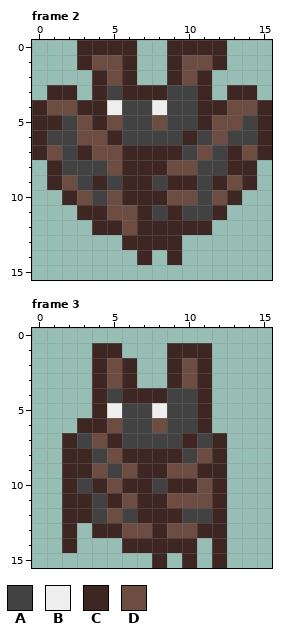
Two versions of one pixel-art file, Assets/Entity/Textures/bat.aseprite. The picture above was drawn from the file before the commit.
16x16 pixels, 3 frames. Shown: frame 2, frame 3. The commit also changed other frames, which this record leaves out.
Palette (. is transparent): A #424242  B #eeeeee  C #3e2723  D #6d4c41
Pixels before, frame 2, first column x 0:
 0 ...CCCC..CCCC...
 1 ...CDDC..CDDC...
 2 ....CDC..CDC....
 3 .CC.CACCCAAC.CC.
 4 CDDCCBAABAACCDDC
 5 CCADCDAADAACDDAC
 6 CAADDCAAAACADAAC
 7 CDACDDCCCCADACDC
 8 .CAAADCCCDDAACC.
 9 .CDACACCACCACDC.
10 ..CDADCCCDDADC..
11 ...CCDDCACAAC...
12 ....CCDCCCCC....
13 ......CCCC......
14 .......C.C......
Pixels before, frame 3, first column x 2:
 1 ..CC...CCC.
 2 ..CDC..CDC.
 3 ..CDC..CDC.
 4 ..CACCCAAC.
 5 ..CBAABAAC.
 6 .CCDAADAAC.
 7 CADCAAAACAC
 8 CCADCCCCADC
 9 CCDADCCDDCC
10 CACDCCACCDC
11 CCACDCCDDDC
12 CCADACCCAAC
13 C.CCDDCDDCC
14 C...CCCCC.C
15 ......C.C.C
Once edited:
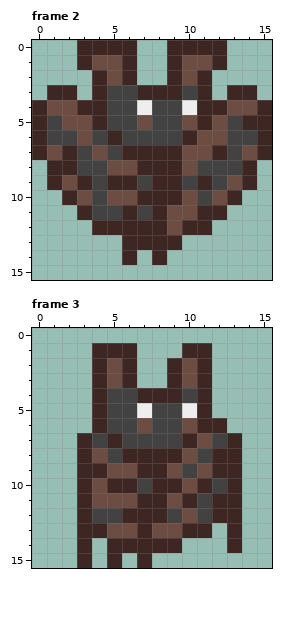
Diff:
Changed rows in their new state; - is an unchanged pixel.
Frame 2:
first column x 1:
 3 -----A--C-----
 4 ----A-BA-B----
 5 AD--A-DA-D--AC
 6 ---A------D---
 7 -CA-A----D-CA-
 8 -C---D--C---A-
 9 --CAC-AC-ACA--
10 -----D--C-----
11 ---AACACDDC---
12 -----C--D-----
14 -----C.C.-----
Frame 3:
first column x 2:
 1 ----C--.----
 4 ----A--C----
 5 ---A-BA-B---
 6 -.-A-DA-D-C-
 7 .CA------DAC
 8 .-DA----DA-C
 9 .-CD----AD-C
10 .CDC-AC-DCAC
11 .-DD----CA-C
12 .--AC--AD--C
13 .C-D-CD-C-.C
14 .C-C----.-.C
15 -C-C-C.-.-.-
Where, in picture pixels (left, top, right, bottom), the same in both pictures:
changed: (47, 85, 257, 265)
changed: (62, 343, 242, 568)
